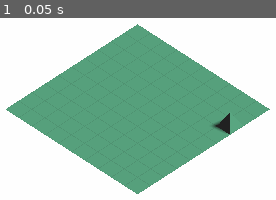
Above: before the commit, frame 1.
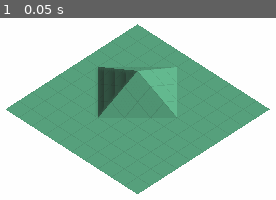
Above: after the commit, the same moment.

Repository: bbielsa/retro-terrain
Game: Godot game, scene res://scene/World.tscn
Same seed, same stepped clock (60 frames per second), same inputs: the game is played once before the commit and once after it.
Inputs:
- Up to frame 1 (0.05 s): no input

The runs differ from the first frame. In frame 1, 4.5% of the frame differs, in the area x 35-84%, y 26-64%.

Commit message:
Calculate mesh vertices correctly

Diff:
--- a/scene/terrain.tscn
+++ b/scene/terrain.tscn
@@ -1,8 +1,9 @@
-[gd_scene load_steps=6 format=2]
+[gd_scene load_steps=7 format=2]
 
 [ext_resource path="res://src/terrain/terrain.gd" type="Script" id=1]
 [ext_resource path="res://src/shader/terrain/terrain.shader" type="Shader" id=2]
 [ext_resource path="res://src/terrain/terrain_model.gd" type="Script" id=3]
+[ext_resource path="res://src/terrain/terrain_utils.gd" type="Script" id=4]
 
 [sub_resource type="ArrayMesh" id=1]
 
@@ -69,3 +70,7 @@
 [node name="TerrainModel" type="Spatial" parent="TerrainMeshInstance" index="0"]
 
 script = ExtResource( 3 )
+
+[node name="TerrainUtils" type="Spatial" parent="TerrainMeshInstance" index="1"]
+
+script = ExtResource( 4 )
--- a/src/terrain/terrain.gd
+++ b/src/terrain/terrain.gd
@@ -5,6 +5,7 @@
 export(ShaderMaterial) var terrain_material = null
 
 onready var terrain_model = get_node("TerrainModel")
+onready var terrain_utils = get_node("TerrainUtils")
 var terrain_shader
 var mesh_tool
 
@@ -26,29 +27,16 @@
 	mesh_tool.create_from_surface(mesh, 0)
 
 	mesh_tool.set_material(terrain_material)
-#	mesh_tool.set_vertex_uv2(35, Vector2(1, 1))
-
-	var width_tiles = terrain_model.map_dimension
-	var height_tiles = terrain_model.map_dimension
-	var width = width_tiles + 1
-	var height = height_tiles + 1
-	var middle_vertices = width_tiles * height_tiles
-	var size = width * height + middle_vertices
-
-	for i in range(width * height, size):
-		mesh_tool.set_vertex_uv2(i, Vector2(1, 1))
-
-
-	var old = mesh_tool.get_vertex(150)
-	mesh_tool.set_vertex(150, old + Vector3(0, 1, 0))
-
-	print(old)
 
 	mesh_tool.commit_to_surface(mesh)
 
 	terrain_model.connect("terrain_changed", self, "_terrain_changed")
-#	terrain_model.deform(4, 4, 3)
-#	terrain_model.deform(4, 4, -2)
+	terrain_model.deform(4, 4, 3)
+#	terrain_model.deform(4, 4, 1)
+#	terrain_model.deform(3, 3, 1)
+#	terrain_model.deform(3, 4, 1)
+#	terrain_model.deform(4, 3, 1)
+
 
 	terrain_model.print_map()
 
@@ -76,9 +64,7 @@
 
 	# index into the middle vertex region of the vertex array
 	var middle_vertex_index = tile_x + tile_y * width_tiles
-
 	var index = width * height + middle_vertex_index
-
 
 	return index
 
@@ -182,5 +168,48 @@
 func _deform_terrain(vertices):
 	pass
 
+func _vector2_with_height(vector, height):
+	return Vector3(vector.x, height / 2.0, vector.y)
+
 func _terrain_changed(height_map):
 	print("_terrain_changed called, generating data texture")
+
+	var dimension = terrain_model.map_dimension
+	var height = dimension
+	var width = dimension
+
+	for y in range(height):
+		for x in range(width):
+			var tile_vertex = Vector2(x, y)
+
+			var north_vertex = tile_vertex
+			var east_vertex = tile_vertex + Corner.EAST
+			var west_vertex = tile_vertex + Corner.WEST
+			var south_vertex = tile_vertex + Corner.SOUTH
+			var middle_vertex = tile_vertex + Vector2(0.5, 0.5)
+
+			var north_height = terrain_utils.get_vertex_height_with_vector2(north_vertex)
+			var east_height = terrain_utils.get_vertex_height_with_vector2(east_vertex)
+			var west_height = terrain_utils.get_vertex_height_with_vector2(west_vertex)
+			var south_height = terrain_utils.get_vertex_height_with_vector2(south_vertex)
+			var middle_height = terrain_utils.get_middle_vertex_height(x, y)
+
+			var new_north_vertex = _vector2_with_height(north_vertex, north_height)
+			var new_east_vertex = _vector2_with_height(east_vertex, east_height)
+			var new_west_vertex = _vector2_with_height(west_vertex, west_height)
+			var new_south_vertex = _vector2_with_height(south_vertex, south_height)
+			var new_middle_vertex = _vector2_with_height(middle_vertex, middle_height)
+
+			var middle_idx = _get_middle_idx(x, y)
+			var north_idx = _get_vertex_idx(x, y, Corner.NORTH)
+			var south_idx = _get_vertex_idx(x, y, Corner.SOUTH)
+			var east_idx = _get_vertex_idx(x, y, Corner.EAST)
+			var west_idx = _get_vertex_idx(x, y, Corner.WEST)
+
+			mesh_tool.set_vertex(north_idx, new_north_vertex)
+			mesh_tool.set_vertex(south_idx, new_south_vertex)
+			mesh_tool.set_vertex(east_idx, new_east_vertex)
+			mesh_tool.set_vertex(west_idx, new_west_vertex)
+			mesh_tool.set_vertex(middle_idx, new_middle_vertex)
+
+	mesh_tool.commit_to_surface(mesh)
--- a/src/terrain/terrain_utils.gd
+++ b/src/terrain/terrain_utils.gd
@@ -1,58 +1,68 @@
-class TerrainUtils:
-	func get_raised_vertices(x, y):
-		var north_height = terrain_model.get_vertex_relative(x, y, 0, 0)
-		var east_height = terrain_model.get_vertex_relative(x, y, 1, 0)
-		var west_height = terrain_model.get_vertex_relative(x, y, 0, 1)
-		var south_height = terrain_model.get_vertex_relative(x, y, 1, 1)
+extends Spatial
 
-		var sum = north_height + east_height + west_height + south_height
 
-		if sum == 1 || sum == -3:
-			return 1
-		elif sum == 2:
-			return 2
-		elif sum == -1 || sum == 3:
-			return 3
-		return 0
+onready var terrain_model = get_node("../TerrainModel")
 
-	func get_min_tile_height(x, y):
-		var north_height = terrain_model.get_vertex_height(x, y)
-		var east_height = terrain_model.get_vertex_height(x + 1, y)
-		var west_height = terrain_model.get_vertex_height(x, y + 1)
-		var south_height = terrain_model.get_vertex_height(x + 1, y + 1)
+func _ready():
+	print(terrain_model)
 
-		return min(min(north_height, south_height), min(east_height, west_height))
+func get_raised_vertices(x, y):
+	var north_height = terrain_model.get_vertex_relative(x, y, 0, 0)
+	var east_height = terrain_model.get_vertex_relative(x, y, 1, 0)
+	var west_height = terrain_model.get_vertex_relative(x, y, 0, 1)
+	var south_height = terrain_model.get_vertex_relative(x, y, 1, 1)
 
-	func get_max_tile_height(tile_x, tile_y):
-		var north = terrain_model.get_vertex_height(tile_x, tile_y)
-		var south = terrain_model.get_vertex_height(tile_x + 1, tile_y + 1)
-		var west = terrain_model.get_vertex_height(tile_x + 1, tile_y)
-		var east = terrain_model.get_vertex_height(tile_x, tile_y + 1)
+	var sum = north_height + east_height + west_height + south_height
 
-		return max(max(north, south), max(east, west))
+	if sum == 1 || sum == -3:
+		return 1
+	elif sum == 2:
+		return 2
+	elif sum == -1 || sum == 3:
+		return 3
+	return 0
 
-	func get_middle_vertex_height(x, y):
-		var min_tile_height = get_min_tile_height(x, y)
-		var max_tile_height = get_max_tile_height(x, y)
-		var height_midpoint = (max_tile_height + min_tile_height) / 2.0
-		var raised_vertices = get_raised_vertices(x, y)
+func get_min_tile_height(x, y):
+	var north_height = terrain_model.get_vertex_height(x, y)
+	var east_height = terrain_model.get_vertex_height(x + 1, y)
+	var west_height = terrain_model.get_vertex_height(x, y + 1)
+	var south_height = terrain_model.get_vertex_height(x + 1, y + 1)
 
-		if raised_vertices == 1:
-			height_midpoint = min_tile_height
-		elif raised_vertices == 3:
-			height_midpoint = max_tile_height
+	return min(min(north_height, south_height), min(east_height, west_height))
 
-		return height_midpoint
+func get_max_tile_height(tile_x, tile_y):
+	var north = terrain_model.get_vertex_height(tile_x, tile_y)
+	var south = terrain_model.get_vertex_height(tile_x + 1, tile_y + 1)
+	var west = terrain_model.get_vertex_height(tile_x + 1, tile_y)
+	var east = terrain_model.get_vertex_height(tile_x, tile_y + 1)
 
-	func get_middle_vertex(x, y):
-		return Vector3(0, get_middle_vertex_height(x, y), 0) / 4
+	return max(max(north, south), max(east, west))
 
-	func calculate_normal(vertex_1, vertex_2, vertex_3):
-		var edge_1 = vertex_2 - vertex_1
-		var edge_2 = vertex_3 - vertex_1
-		var normal = edge_1.cross(edge_2).normalized().abs()
+func get_middle_vertex_height(x, y):
+	var min_tile_height = get_min_tile_height(x, y)
+	var max_tile_height = get_max_tile_height(x, y)
+	var height_midpoint = (max_tile_height + min_tile_height) / 2.0
+	var raised_vertices = get_raised_vertices(x, y)
 
-		return normal
+	if raised_vertices == 1:
+		height_midpoint = min_tile_height
+	elif raised_vertices == 3:
+		height_midpoint = max_tile_height
 
-	func get_vertex_height(x, y):
-		return Vector3(0, terrain_model.get_vertex_height(x, y), 0) / 4
+	return height_midpoint
+
+func get_middle_vertex(x, y):
+	return Vector3(0, get_middle_vertex_height(x, y), 0) / 4
+
+func calculate_normal(vertex_1, vertex_2, vertex_3):
+	var edge_1 = vertex_2 - vertex_1
+	var edge_2 = vertex_3 - vertex_1
+	var normal = edge_1.cross(edge_2).normalized().abs()
+
+	return normal
+
+func get_vertex_height_with_vector2(vector):
+	return terrain_model.get_vertex_height(vector.x, vector.y)
+
+func get_vertex_height(x, y):
+	return Vector3(0, terrain_model.get_vertex_height(x, y), 0) / 4
